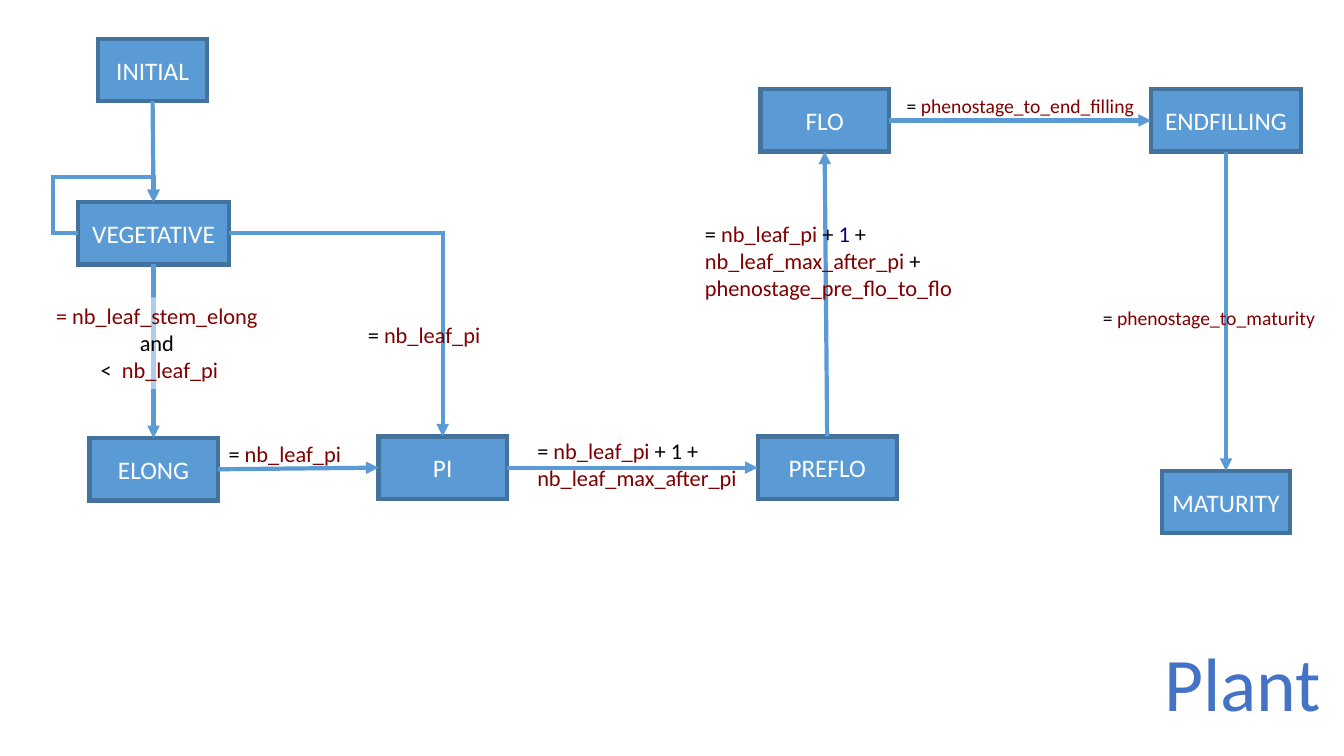
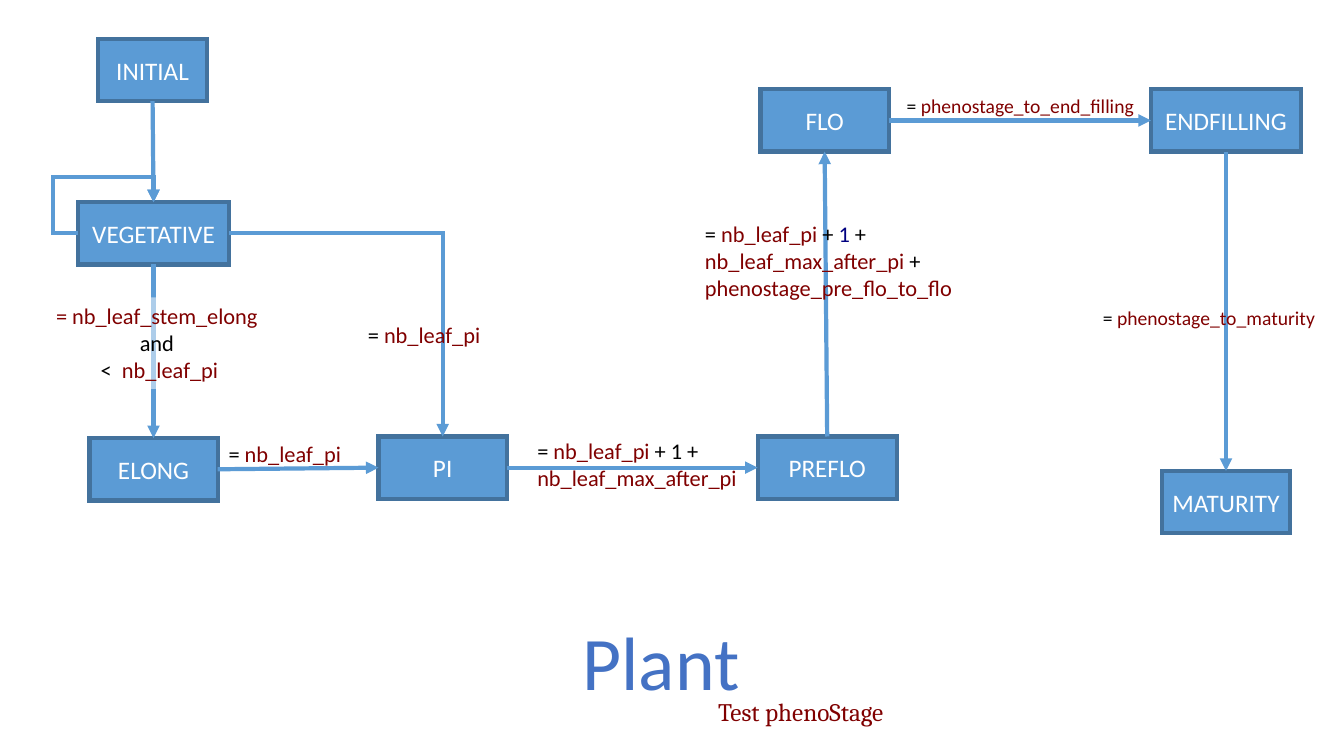
Before and after one commit to PAMDeveloper/Ecomeristem_2, a slide deck: slide 2 of doc/Phenology.pptx (slide 1 before the commit). Drawn at 1344x756 pixels with LibreOffice and Linux fonts; fonts in the diff are those of the drawing. Boxes give left, top, right and bottom in pixels: in the first picture for what was removed or moved away, otherwise in the second. Text is boxed around its words. In the diff, an @@ line names an element or a change of style, - is before the commit and + after.

Commit message:
Updated phenology doc

```diff
--- a/doc/Phenology.pptx
+++ b/doc/Phenology.pptx
@@ text "Plant" rewrapped from box(1164, 658, 1321, 712) to box(582, 637, 739, 708) @@
@@ text added at box(718, 703, 883, 727), 18 pt, text #800000 @@
+Test phenoStage
```
Also in this commit, not shown: 1 other slide changed.
